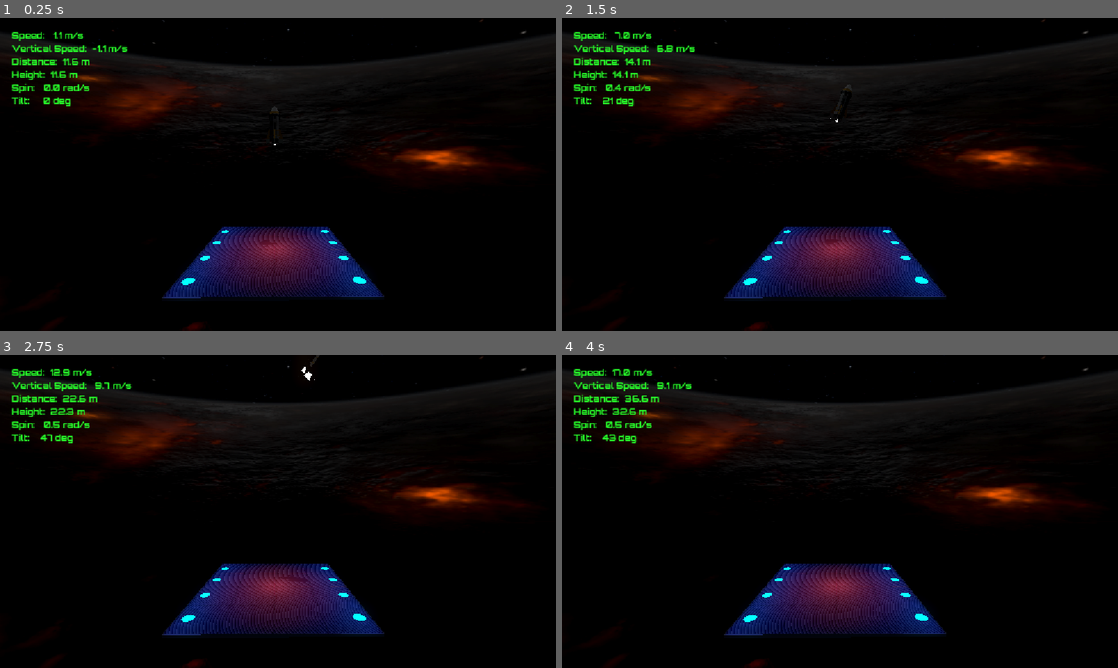
Above: before the commit, frames 1-4 (two rows, left to right).
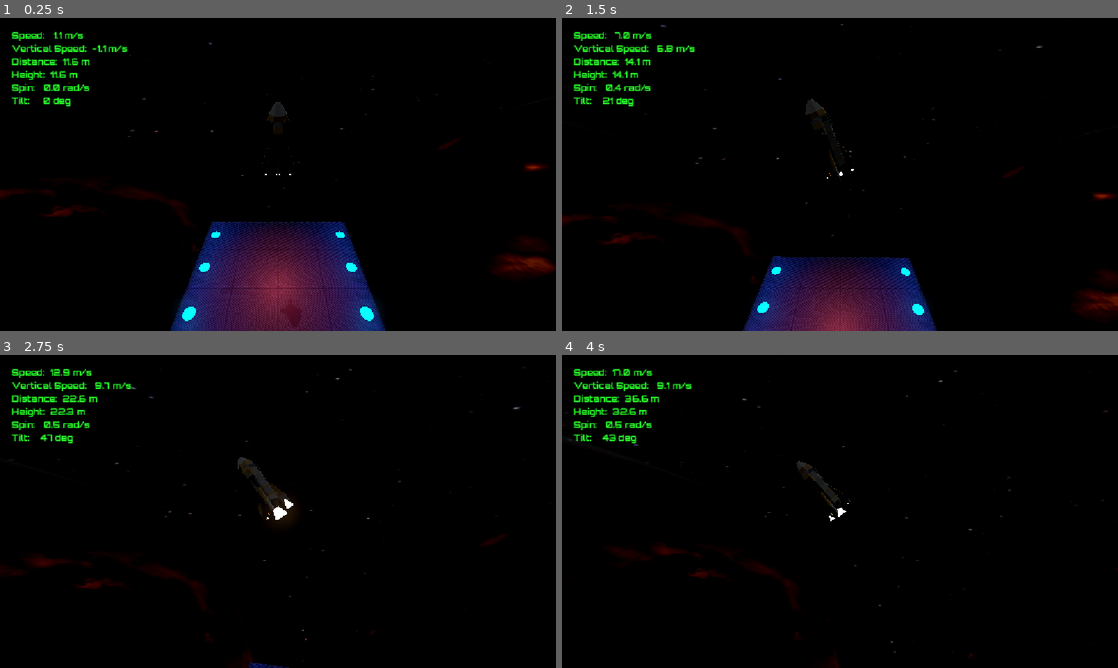
Above: after the commit, the same moments.

Repository: ChristiannYa/lander
Game: Godot game, scene res://scenes/game/game.tscn
Same seed, same stepped clock (60 frames per second), same inputs: the game is played once before the commit and once after it.
Inputs:
- Up to frame 1 (0.25 s): no input
- Up to frame 2 (1.5 s): hold L (roll_right) 0.53-1.28 s; hold W (thust) 0.53-1.28 s; hold J (pitch_down) from 1.28 s (still down); tap W (thust) at 1.35 s
- Up to frame 3 (2.75 s): release J (pitch_down) at 2.03 s; hold L (roll_right) from 2.03 s (still down); hold W (thust) from 2.03 s (still down)
- Up to frame 4 (4 s): release L (roll_right) at 2.78 s; release W (thust) at 2.78 s; hold K (pitch_up) 2.78-3.53 s; tap W (thust) at 2.85 s; hold H (roll_left) from 3.53 s (still down); hold W (thust) from 3.53 s (still down)

The runs differ from the first frame. In frame 1, 15% of the frame differs, in the area x 0-100%, y 0-100%; in frame 2, 15%; in frame 3, 13%; in frame 4, 12%.

Commit message:
15-camera

Diff:
--- a/scenes/game/game.tscn
+++ b/scenes/game/game.tscn
@@ -3,6 +3,7 @@
 [ext_resource type="PackedScene" uid="uid://cjrx4xt0pxog3" path="res://scenes/rocket/rocket.tscn" id="1_7h61r"]
 [ext_resource type="Texture2D" uid="uid://dlrhy1tvqapmi" path="res://assets/images/background_image_5.png" id="1_kelw5"]
 [ext_resource type="PackedScene" uid="uid://58ud584hxi64" path="res://scenes/landing_pad/landing_pad.tscn" id="2_0sr1o"]
+[ext_resource type="PackedScene" uid="uid://ck0bxttbd02wb" path="res://scenes/rocket_cam/rocket_cam.tscn" id="2_lfrn8"]
 [ext_resource type="PackedScene" uid="uid://wudidg54pmpc" path="res://scenes/hud/hud.tscn" id="3_0sr1o"]
 
 [sub_resource type="PanoramaSkyMaterial" id="PanoramaSkyMaterial_0sr1o"]
@@ -26,8 +27,9 @@
 light_energy = 0.1
 shadow_enabled = true
 
-[node name="Camera3D" type="Camera3D" parent="." unique_id=1527377390]
-transform = Transform3D(-0.9999817, -0.00033843773, 0.0060450016, 0, 0.99843645, 0.05589884, -0.006054468, 0.055897817, -0.99841815, -0.22959352, 9.602182, -22.159323)
+[node name="RocketCam" parent="." unique_id=787684630 node_paths=PackedStringArray("rocket") instance=ExtResource("2_lfrn8")]
+transform = Transform3D(0.99999994, 0, 0, 0, 1, 0, 0, 0, 0.99999994, 0, 0, 0)
+rocket = NodePath("../Rocket")
 
 [node name="Rocket" parent="." unique_id=38822162 node_paths=PackedStringArray("landing_pad") instance=ExtResource("1_7h61r")]
 transform = Transform3D(1, 0, 0, 0, 1, 0, 0, 0, 1, 0, 11.751322, 0)
--- /dev/null
+++ b/scenes/rocket_cam/rocket_cam.gd
@@ -0,0 +1,19 @@
+extends Camera3D
+
+
+const OFFSET := Vector3(0, 6, 10)
+const FOLLOW_SPEED := 3.0
+
+
+@export var rocket: Node3D
+
+
+func _ready():
+	if rocket:
+		global_position = rocket.global_position + OFFSET
+
+func _physics_process(delta: float):
+	if not rocket: return
+	var desired: Vector3 = rocket.global_position + OFFSET
+	global_position = global_position.lerp(desired, delta * FOLLOW_SPEED)
+	look_at(rocket.global_position)
--- /dev/null
+++ b/scenes/rocket_cam/rocket_cam.tscn
@@ -0,0 +1,6 @@
+[gd_scene format=3 uid="uid://ck0bxttbd02wb"]
+
+[ext_resource type="Script" uid="uid://crnv1se0h6c0" path="res://scenes/rocket_cam/rocket_cam.gd" id="1_8uyfb"]
+
+[node name="RocketCam" type="Camera3D" unique_id=787684630]
+script = ExtResource("1_8uyfb")
Not shown, added: scenes/rocket_cam/rocket_cam.gd.uid
